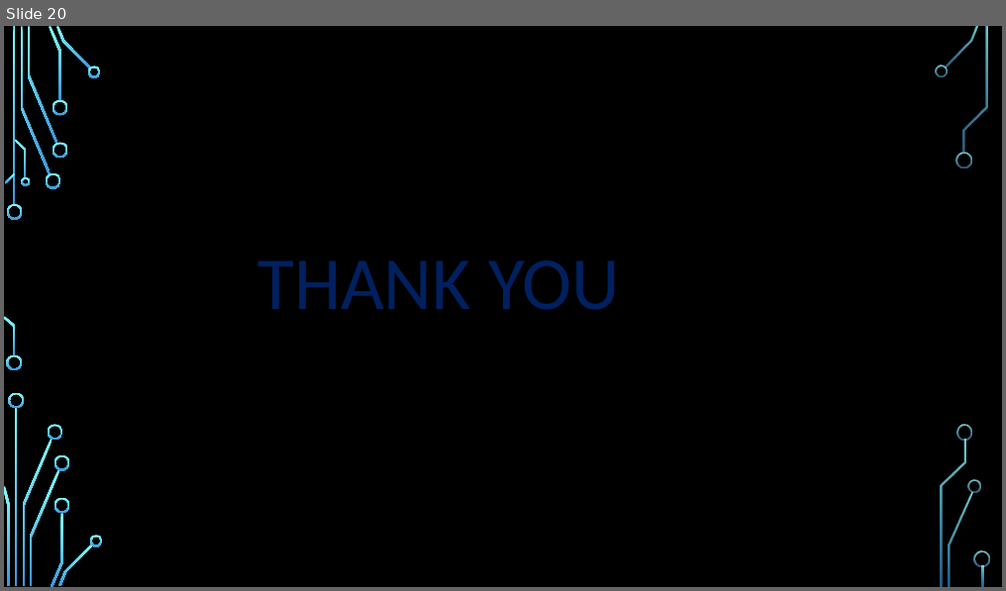
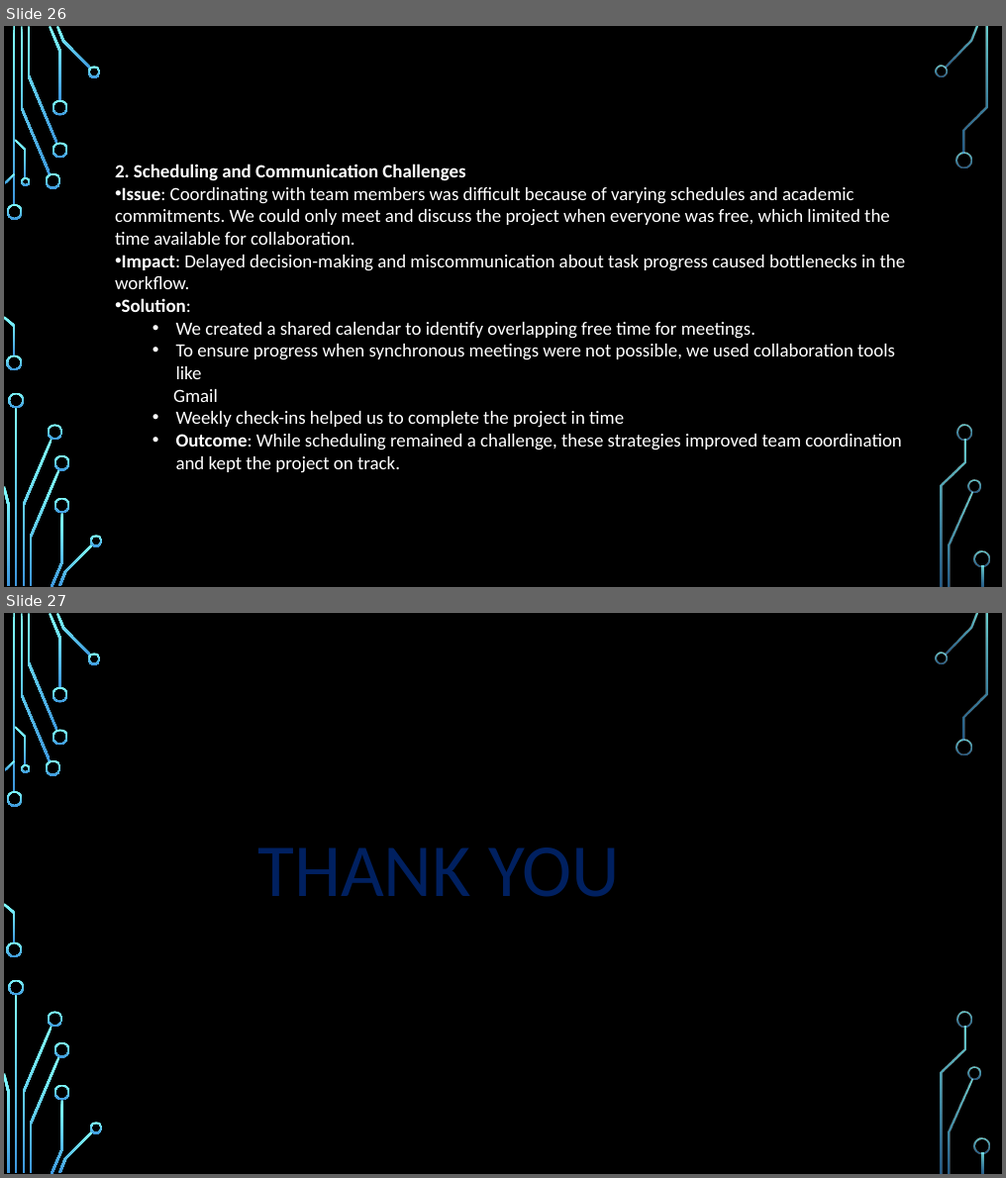
Before and after one commit to Jabitha2003/LMS-PROJECT, a slide deck: LMS-PPT.pptx. Shown one above the other, each under a label of ours: slide 20 before the commit, slides 26 and 27 after it. The pictures are 1006x591 and 1006x1178 pixels, drawn with LibreOffice and Linux fonts; fonts in the diff are those of the drawing; background and template pictures are left out. Boxes give left, top, right and bottom in pixels: in the first picture for what was removed or moved away, otherwise in the second. Text is boxed around its words. In the diff, an @@ line names an element or a change of style, - is before the commit and + after.

```diff
--- a/LMS-PPT.pptx
+++ b/LMS-PPT.pptx
@@ slide 26 added at (x1=4, y1=26, x2=1002, y2=587), background picture (left out); not listed: 36 template elements that a slide beside it also shows @@
@@ text added at (x1=115, y1=164, x2=906, y2=470), 18 pt, text #FFFFFF @@
+2. Scheduling and Communication Challenges
+• Issue: Coordinating with team members was difficult because of varying schedules and academic commitments. We could only meet and discuss the project when everyone was free, which limited the time available for collaboration.
+• Impact: Delayed decision-making and miscommunication about task progress caused bottlenecks in the workflow.
+• Solution:
+  • We created a shared calendar to identify overlapping free time for meetings.
+  • To ensure progress when synchronous meetings were not possible, we used collaboration tools like
+  Gmail
+  • Weekly check-ins helped us to complete the project in time
+  • Outcome: While scheduling remained a challenge, these strategies improved team coordination and kept the project on track.
@@ what was slide 20 is now slide 27 @@
```
Also in this commit, not shown: 8 slides changed, 6 other slides added.
